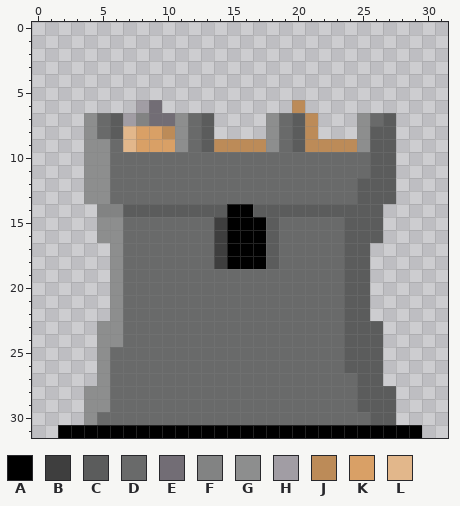
One commit to this pixel-art sprite: Path Fighters/Assets/Sprites/Towers/catapult/catapult1.png. The picture above was drawn from the file before the commit.
The file is 32x32 pixels. Colours within 5 levels of each other are drawn and written as one.
Palette (. is transparent): A #000000  B #3e3e3e  C #5b5c5c  D #696a6a  E #726d75  F #828383  G #8d8e8e  H #a19da4  J #bc8b58  K #d9a066  L #e2b78b
Pixels before, first column x 2:
 6 ......HE..........J.........
 7 ..GDCHFEEGDC....GDCJ...GDC..
 8 ..GDCLKKJGDC....GDCJ...GCC..
 9 ..GGDLKKKGDCJJJJGDCJJJJGCC..
10 ..GGDDDDDDDDDDDDDDDDDDDDCC..
11 ..GGDDDDDDDDDDDDDDDDDDDDCC..
12 ..GGDDDDDDDDDDDDDDDDDDDCCC..
13 ..GGDDDDDDDDDDDDDDDDDDDCCC..
14 ...FFCCCCCCCCAACCCCCCCCCC...
15 ...GGDDDDDDDBAAACDDDDDCCC...
16 ...GGDDDDDDDBAAACDDDDDCCC...
17 ....GDDDDDDDBAAACDDDDDCC....
18 ....GDDDDDDDBAAACDDDDDCC....
19 ....GDDDDDDDDDDDDDDDDDCC....
20 ....GDDDDDDDDDDDDDDDDDCC....
21 ....GDDDDDDDDDDDDDDDDDCC....
22 ....GDDDDDDDDDDDDDDDDDCC....
23 ...GGDDDDDDDDDDDDDDDDDCCC...
24 ...GGDDDDDDDDDDDDDDDDDCCC...
25 ...GDDDDDDDDDDDDDDDDDDCCC...
26 ...GDDDDDDDDDDDDDDDDDDCCC...
27 ...GDDDDDDDDDDDDDDDDDDDCC...
28 ..GGDDDDDDDDDDDDDDDDDDDCCC..
29 ..GGDDDDDDDDDDDDDDDDDDDCCC..
30 ..GDDDDDDDDDDDDDDDDDDDDDCC..
31 AAAAAAAAAAAAAAAAAAAAAAAAAAAA
Once edited:
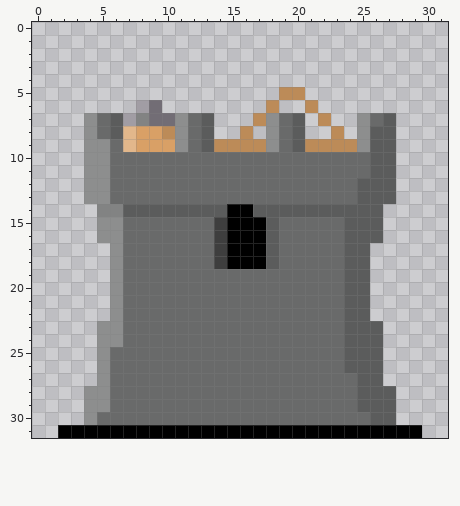
The exact change:
y 5: x 19..20 .. -> JJ
y 6: x 18 . -> J; x 20..21 J. -> .J
y 7: x 17 . -> J; x 21..22 J. -> .J
y 8: x 16 . -> J; x 21 J -> .; x 23 . -> J
Pixel boxes of the changes (left, top, right, bottom) in both pictures:
changed: (240, 87, 344, 139)
